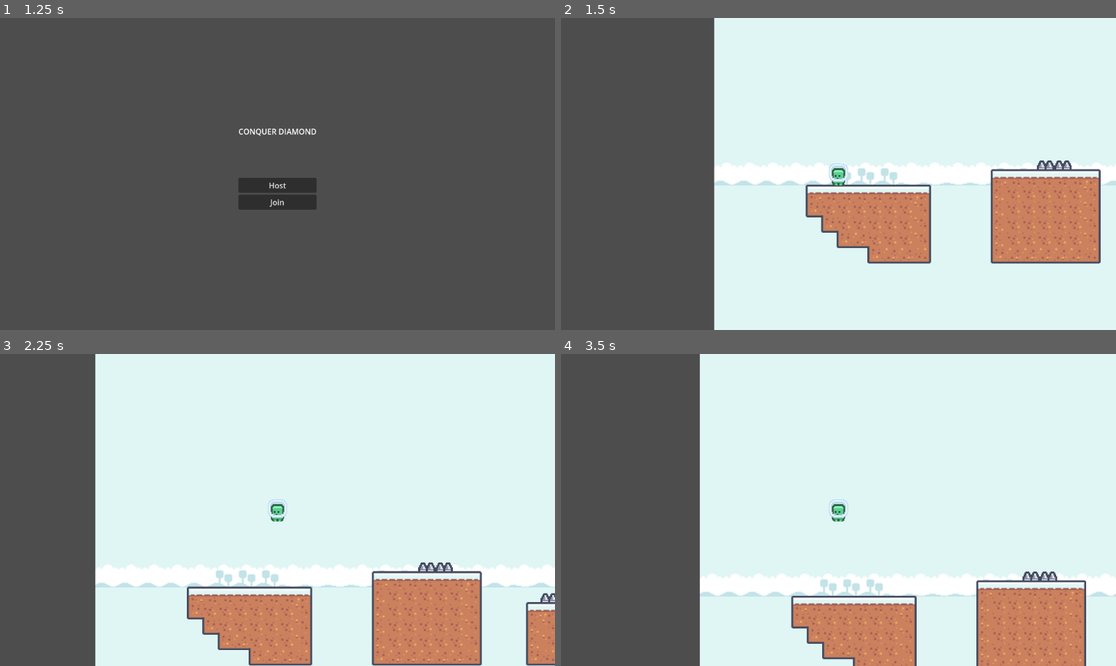
Above: before the commit, frames 1-4 (two rows, left to right).
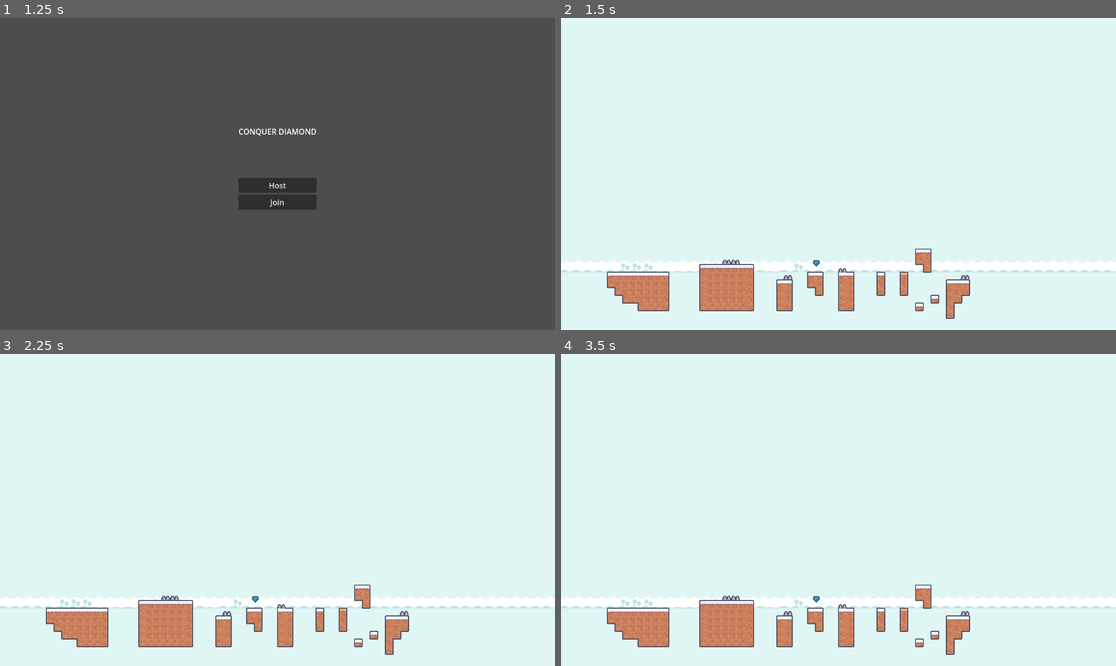
Above: after the commit, the same moments.

Repository: JuvenalSantiso/ConquerDiamond
Game: Godot game, scene res://gui/main_menu.tscn
Same seed, same stepped clock (60 frames per second), same inputs: the game is played once before the commit and once after it.
Inputs:
- Up to frame 1 (1.25 s): tap Enter (ui_accept) at 0.5, 0.6, 0.77, 1.07 s; hold Right (ui_right) from 0.53 s (still down)
- Up to frame 2 (1.5 s): release Right (ui_right) at 1.25 s; click "Host" at 1.25 s
- Up to frame 3 (2.25 s): tap Enter (ui_accept) at 2, 2.1 s; hold Right (ui_right) from 2.03 s (still down)
- Up to frame 4 (3.5 s): tap Enter (ui_accept) at 2.27, 2.57, 2.85 s; release Right (ui_right) at 2.78 s; hold Left (ui_left) from 2.78 s (still down)

Frame 1 is identical in both runs. In frame 2, 46% of the frame differs, in the area x 0-100%, y 0-100%; in frame 3, 35%; in frame 4, 41%.
Error after the commit: Invalid access to property or key 'player_picked_diamond' on a base object of type 'CharacterBody2D'. (res://globals/scripts/game_manager.gd:31)

Commit message:
Picking the right diamond the right body

Diff:
--- a/globals/scripts/game_manager.gd
+++ b/globals/scripts/game_manager.gd
@@ -28,7 +28,7 @@
 #Player functions
 func spawn_player(data):
 	var p = player_scene.instantiate()
-	p.player_picked_diamond.connect(self._diamond_picked)
+	p.player_picked_diamond.connect(Callable(self, "_diamond_picked"))
 	p.set_multiplayer_authority(data)
 	players[data] = p
 	return p
--- a/player/player.gd
+++ /dev/null
@@ -1,37 +0,0 @@
-extends CharacterBody2D
-
-signal player_picked_diamond(id: int)
-
-const SPEED = 300.0
-const JUMP_VELOCITY = -400.0
-
-# Get the gravity from the project settings to be synced with RigidBody nodes.
-var gravity = ProjectSettings.get_setting("physics/2d/default_gravity")
-
-var has_diamond: bool = false
-
-func _physics_process(delta):
-	if !is_multiplayer_authority():
-		return
-
-	# Add the gravity.
-	if not is_on_floor():
-		velocity.y += gravity * delta
-
-	# Handle jump.
-	if Input.is_action_just_pressed("ui_accept") and is_on_floor():
-		velocity.y = JUMP_VELOCITY
-
-	# Get the input direction and handle the movement/deceleration.
-	# As good practice, you should replace UI actions with custom gameplay actions.
-	var direction = Input.get_axis("ui_left", "ui_right")
-	if direction:
-		velocity.x = direction * SPEED
-	else:
-		velocity.x = move_toward(velocity.x, 0, SPEED)
-
-	move_and_slide()
-
-func picked_diamond():
-	has_diamond = true
-	player_picked_diamond.emit(multiplayer.get_unique_id())
--- a/player/player.tscn
+++ b/player/player.tscn
@@ -1,6 +1,6 @@
 [gd_scene load_steps=5 format=3 uid="uid://dt7kyle81fk2p"]
 
-[ext_resource type="Script" path="res://player/player.gd" id="1_cf3xh"]
+[ext_resource type="Script" path="res://player/scripts/player.gd" id="1_cf3xh"]
 [ext_resource type="Texture2D" uid="uid://uag4thnxm3f4" path="res://resources/kanny_pixel_platformer/Tiles/Characters/tile_0000.png" id="1_wsba5"]
 
 [sub_resource type="CapsuleShape2D" id="CapsuleShape2D_8pkxu"]
